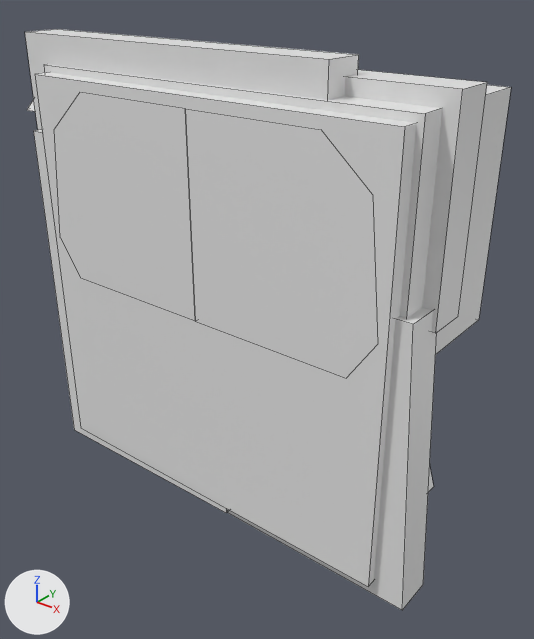
The FBX model Unity/AGA/Assets/Game/CastleGenerator/T1.Omino/FBX/CastleChunks/P2x2.005.fbx: old version first, new version second.
Both versions are drawn from a 50 mm camera at (3.24, 20.88, 65.88) aimed at (-1.05, 26.25, 62.55). Lighting does not change. The marker at lower left points along +X, +Y and +Z. Mesh edges are drawn as thin lines. Where no turn or scale is listed for an object, it has been applied to the vertices.
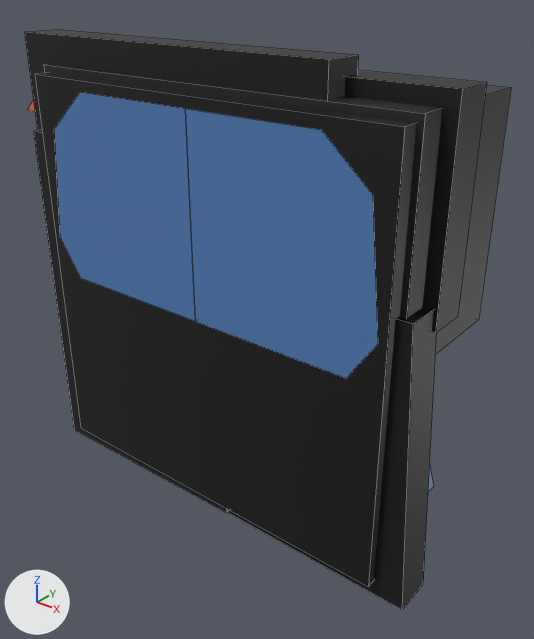
Boxes [x1, y1, x2, y2] around the edits, measured in the pictures (534 x 639 px):
```json
{"object": "Cube.260", "change": "recoloured", "before": [25, 29, 359, 130], "after": [25, 29, 359, 130], "on screen": "grey to black"}
{"object": "Cube.261", "change": "recoloured, surface changed", "before": [228, 308, 436, 610], "after": [228, 308, 436, 610], "on screen": "grey to black"}
{"object": "Cube", "change": "recoloured, surface changed", "before": [345, 70, 487, 333], "after": [345, 70, 487, 333]}
{"object": "Cube.262", "change": "recoloured", "before": [34, 129, 229, 513], "after": [34, 129, 229, 513], "on screen": "grey to black"}
{"part": 3, "of": "me_cube_079", "change": "recoloured", "before": [27, 64, 511, 587], "after": [27, 64, 511, 587]}
```

The change, as JSON lines over the scene's bpy script:
```json
{"op": "add", "block": "img_castledefault_png", "code": ["img_castledefault_png = load_image('CastleDefault.png', '../../../../../../../../ArtSources/CastleChunks/CastleDefault.png', 256, 256, 'sRGB')"]}
{"op": "add", "block": "mat_castlemat", "code": ["mat_castlemat = principled_material('CastleMat')", "mat_castlemat.texture = img_castledefault_png  # with its transparency"]}
{"block": "me_cube", "where": "me_cube.from_pydata(...)  # 8 vertices, 6 faces; spans x -1.0..1.0, y -0.19..0.19, z -0.02..1.75"}
{"block": "me_cube", "where": "# used by ob_cube; location = (0.13, 25.73, 63.39)"}
{"block": "me_cube", "change": "me_cube part 1: texture (UV) coordinates of 6 of 6 faces, centred in x -1.0..1.0, y -0.19..0.19, z -0.02..1.75, changed; they spanned u 0.12..0.88, v 0.0..1.0 and now span u 0.21..0.21, v 0.22..0.23"}
{"op": "add", "block": "me_cube", "code": "me_cube.materials.append(mat_castlemat)  # picture img_castledefault_png"}
{"block": "me_cube_079", "where": "# used by ob_p2x2_005; location = (0.0, 26.0, 62.0)"}
{"op": "remove", "block": "me_cube_079", "code": "me_cube_079.from_pydata(...)  # 331 vertices, 259 faces; spans x -4.08..1.0, y -0.85..1.38, z -1.0..3.0"}
{"op": "add", "block": "me_cube_079", "code": "me_cube_079.from_pydata(...)  # 355 vertices, 262 faces; spans x -4.08..1.0, y -0.85..1.38, z -1.0..3.0"}
{"block": "me_cube_079", "change": "me_cube_079 part 3: 259 faces spanning x -4.08..1.0, y -0.85..1.38, z -1.0..3.0 switch from mat_material (white #e7e7e7) to mat_castlemat (picture img_castledefault_png)"}
{"block": "me_cube_003", "where": "me_cube_003.from_pydata(...)  # 8 vertices, 6 faces; spans x -1.15..1.0, y -0.19..0.19, z -0.02..2.68"}
{"block": "me_cube_003", "where": "# used by ob_cube_261; location = (0.25, 25.43, 60.86)"}
{"block": "me_cube_003", "change": "me_cube_003 part 2: texture (UV) coordinates of 6 of 6 faces, centred in x -1.08..0.92, y -0.19..0.19, z -0.02..2.68, changed; they spanned u 0.12..0.88, v 0.0..1.0 and now span u 0.21..0.21, v 0.22..0.23"}
{"op": "add", "block": "me_cube_003", "code": "me_cube_003.materials.append(mat_castlemat)  # picture img_castledefault_png"}
{"block": "me_cube_006", "where": "me_cube_006.from_pydata(...)  # 8 vertices, 6 faces; spans x -1.0..1.4, y -0.19..0.19, z -1.75..1.77"}
{"op": "add", "block": "me_cube_006", "code": "me_cube_006.materials.append(mat_castlemat)  # picture img_castledefault_png"}
{"block": "me_cube_002", "where": "me_cube_002.from_pydata(...)  # 8 vertices, 6 faces; spans x -1.75..1.75, y -0.19..0.19, z -1.0..1.0"}
{"op": "add", "block": "me_cube_002", "code": "me_cube_002.materials.append(mat_castlemat)  # picture img_castledefault_png"}
```
